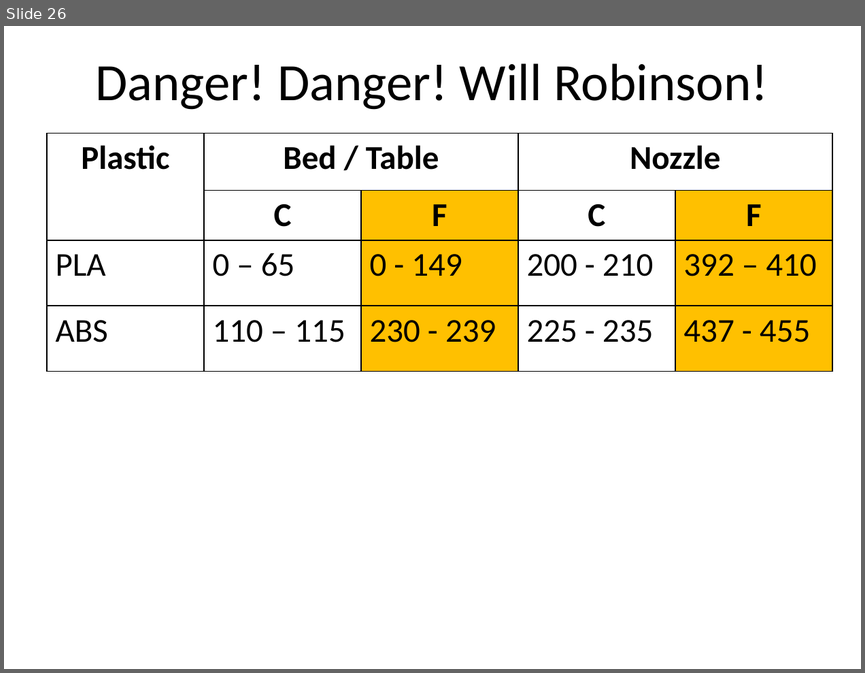
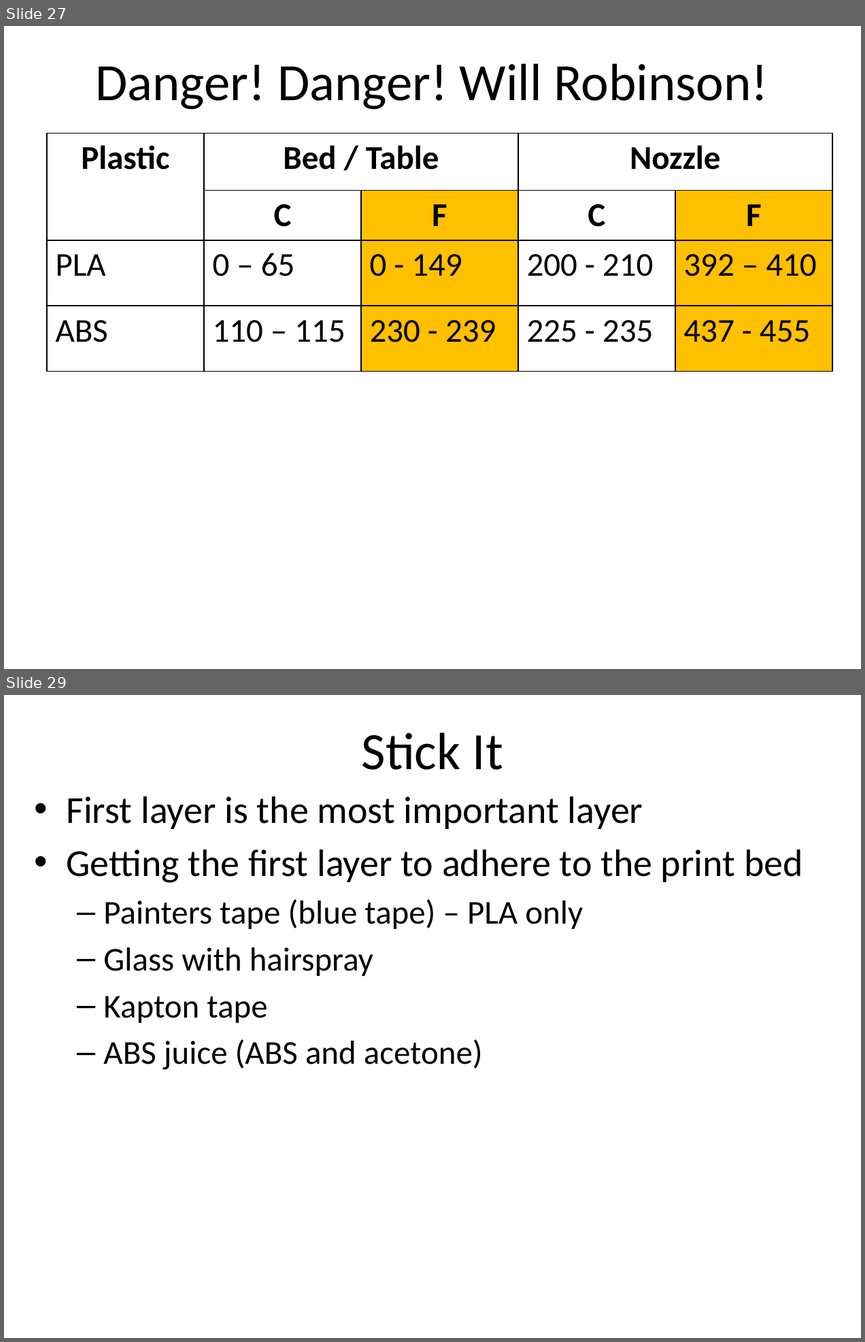
Before and after one commit to dykebert/GDI_3D_Printing_Intro, a slide deck: Introduction to 3D Printing.pptx. Shown one above the other, each under a label of ours: slide 26 before the commit, slides 27 and 29 after it; the slides between them are not shown. The pictures are 865x673 and 865x1342 pixels, drawn with LibreOffice and Linux fonts; fonts in the diff are those of the drawing. Boxes give left, top, right and bottom in pixels: in the first picture for what was removed or moved away, otherwise in the second. Text is boxed around its words. In the diff, an @@ line names an element or a change of style, - is before the commit and + after.

```diff
--- a/Introduction to 3D Printing.pptx
+++ b/Introduction to 3D Printing.pptx
@@ slide 29 added at (x1=4, y1=695, x2=861, y2=1338), background #FFFFFF @@
@@ title added at (x1=362, y1=732, x2=503, y2=770), 44 pt, text #000000 @@
+Stick It
@@ text added at (x1=66, y1=796, x2=803, y2=1070), 28 pt, text #000000 @@
+• First layer is the most important layer
+• Getting the first layer to adhere to the print bed
+  – Painters tape (blue tape) – PLA only
+  – Glass with hairspray
+  – Kapton tape
+  – ABS juice (ABS and acetone)
@@ what was slide 26 is now slide 27 @@
```
Also in this commit, not shown: 1 slide changed, 3 other slides added.
